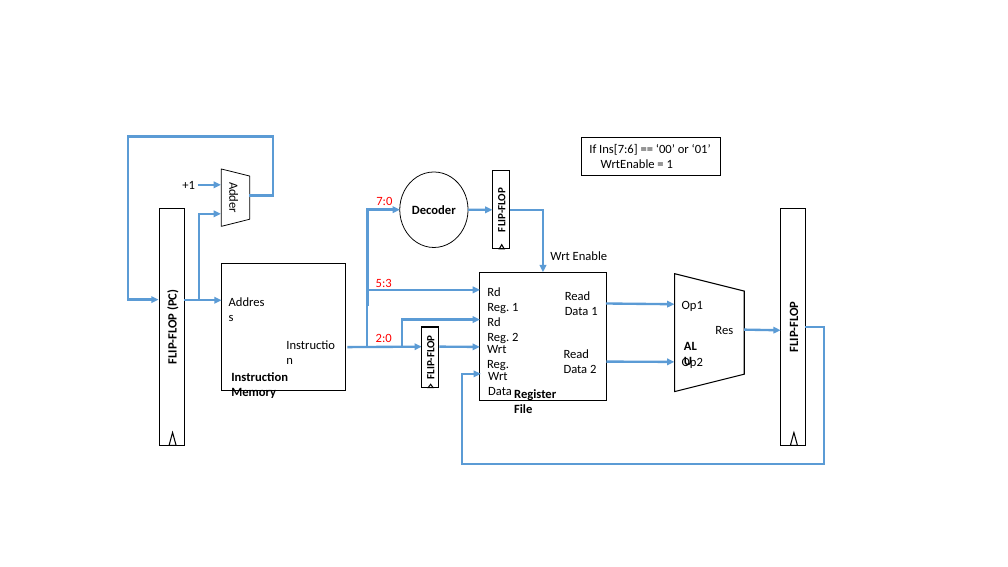
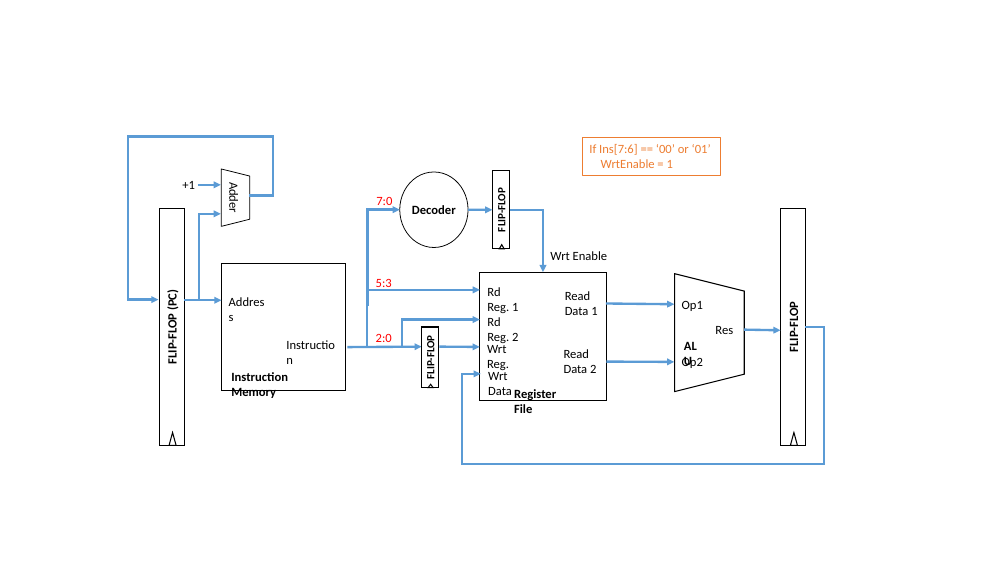
Before and after one commit to Kooscii/2016FALL_CA_HW-LAB, a slide deck: slide 1 of HW2/Q1.pptx. Drawn at 1008x567 pixels with LibreOffice and Linux fonts; fonts in the diff are those of the drawing. Boxes give left, top, right and bottom in pixels: in the first picture for what was removed or moved away, otherwise in the second. Text is boxed around its words. In the diff, an @@ line names an element or a change of style, - is before the commit and + after.

```diff
--- a/HW2/Q1.pptx
+++ b/HW2/Q1.pptx
@@ rectangle "If Ins[7:6] == ‘00’ or ..." at [582, 138, 721, 175]: text colour #000000 to #ED7D31; fill #FFFFFF to none; outline #000000 1 pt to #ED7D31 0.75 pt @@
```
Also in this commit, not shown: 3 other slides changed, 4 other files.
